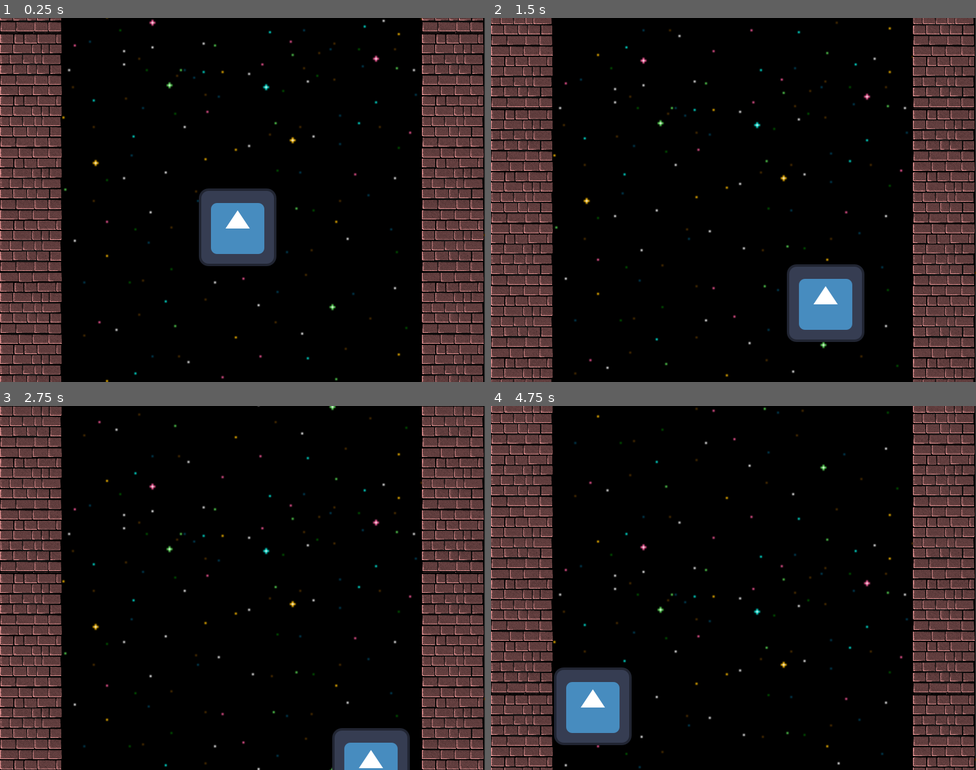
Above: before the commit, frames 1-4 (two rows, left to right).
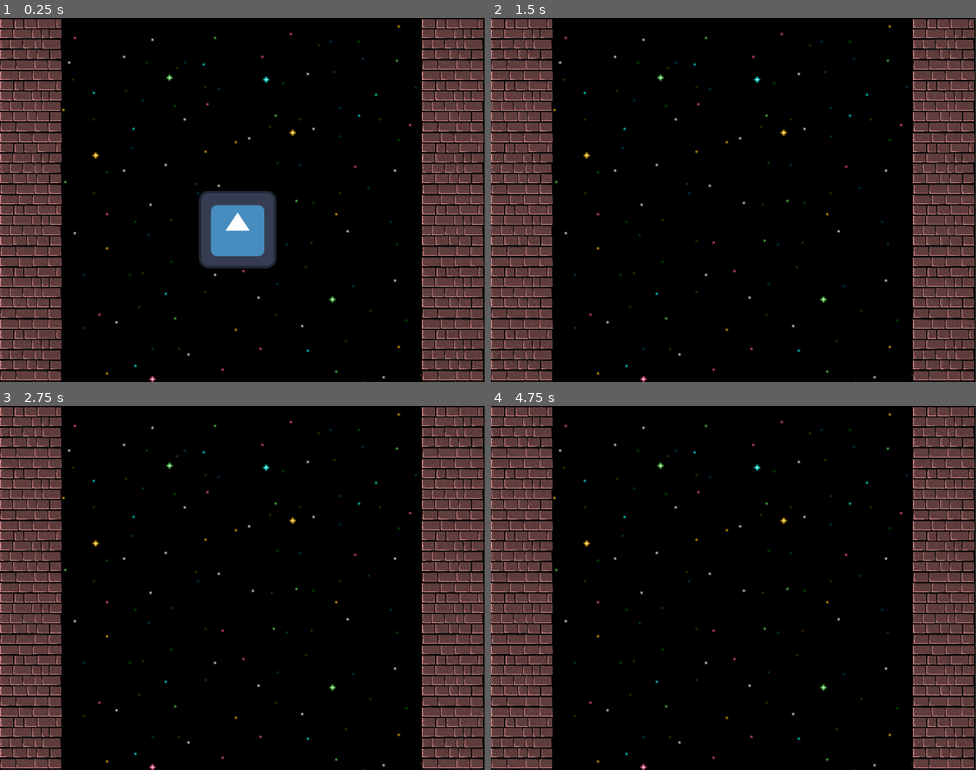
Above: after the commit, the same moments.

Repository: arko-poet/godot-games
Game: Godot game, scene res://tower.tscn
Same seed, same stepped clock (60 frames per second), same inputs: the game is played once before the commit and once after it. The project has no main scene, so this scene is started directly. The engine's default icon, where the game draws it, is replaced by a stand-in: a white triangle on a blue panel in a dark square.
Inputs:
- Up to frame 1 (0.25 s): no input
- Up to frame 2 (1.5 s): hold D (move_right) 0.53-1.28 s; hold A (move_left) from 1.28 s (still down)
- Up to frame 3 (2.75 s): release A (move_left) at 2.03 s; hold D (move_right) from 2.03 s (still down)
- Up to frame 4 (4.75 s): release D (move_right) at 2.78 s; hold W (move_up) 2.78-3.53 s; hold A (move_left) from 3.53 s (still down)

The runs differ from the first frame. In frame 1, 16% of the frame differs, in the area x 0-100%, y 0-100%; in frame 2, 18%; in frame 3, 13%; in frame 4, 18%.

Commit message:
feat(tower): player affected by gravity

Diff:
--- a/tower/player.gd
+++ b/tower/player.gd
@@ -1,11 +1,12 @@
 extends CharacterBody2D
 
 func _physics_process(_delta: float) -> void:
-	velocity = Vector2.ZERO
 	if Input.is_action_pressed("move_left"):
 		velocity.x = -400
 	if Input.is_action_pressed("move_right"):
 		velocity.x = 400
 	if Input.is_action_pressed("move_up"):
 		velocity.y = -400
+	velocity += get_gravity() * _delta
+	print(velocity)
 	move_and_slide()
--- a/tower/tower.gd
+++ b/tower/tower.gd
@@ -1,6 +1,6 @@
 extends Node2D
 
-const SCROLL_SPEED = 100
+const SCROLL_SPEED = 0
 
 
 # Called when the node enters the scene tree for the first time.
